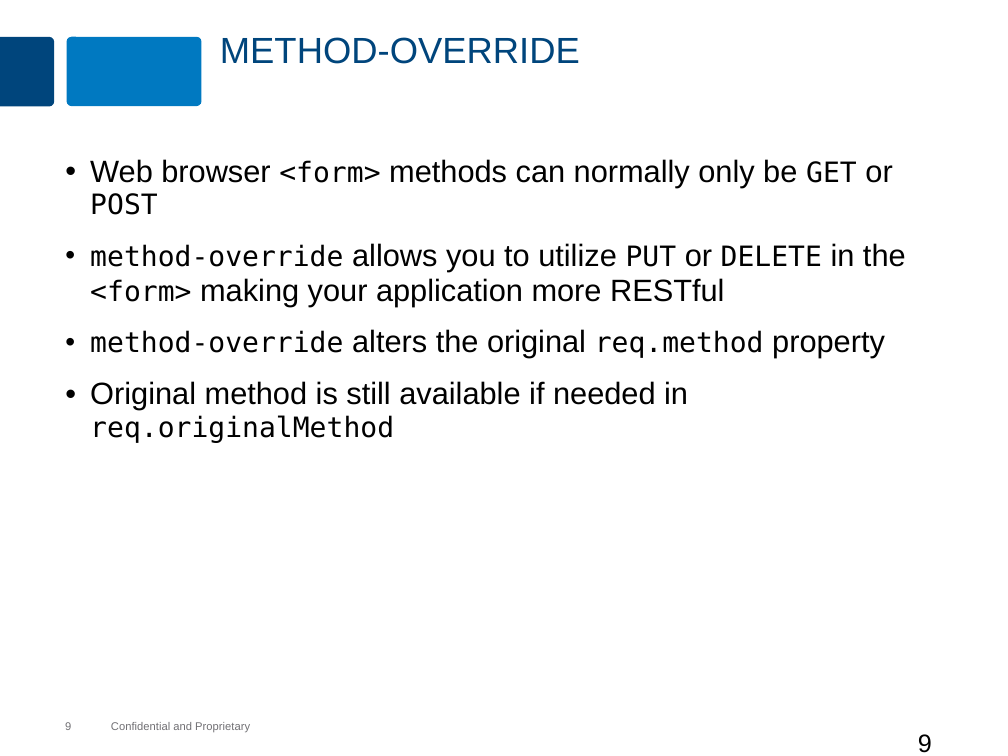
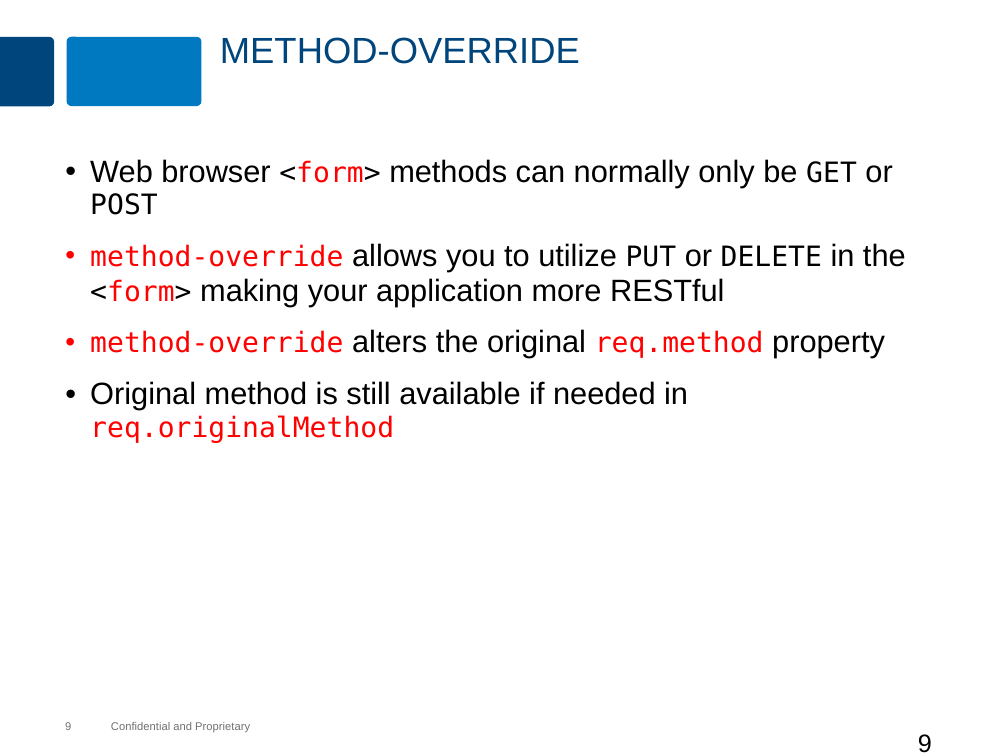
Before and after one commit to MaxMillington/nodePractice, a slide deck: slide 9 of node/lesson-60-express-middleware/express-middleware.pptx. Drawn at 1008x756 pixels with LibreOffice and Linux fonts; fonts in the diff are those of the drawing; background and template pictures are left out. Boxes give left, top, right and bottom in pixels: in the first picture for what was removed or moved away, otherwise in the second. Text is boxed around its words. In the diff, an @@ line names an element or a change of style, - is before the commit and + after.

```diff
--- a/node/lesson-60-express-middleware/express-middleware.pptx
+++ b/node/lesson-60-express-middleware/express-middleware.pptx
@@ text "Web browser <form> methods can ..." at [90, 159, 906, 443]: text colour #000000 to #FF0000 in "<form>", "method-override <form>", "method-override req.method", "req.originalMethod" @@
```
Also in this commit, not shown: 5 other slides changed, 3 other files.
